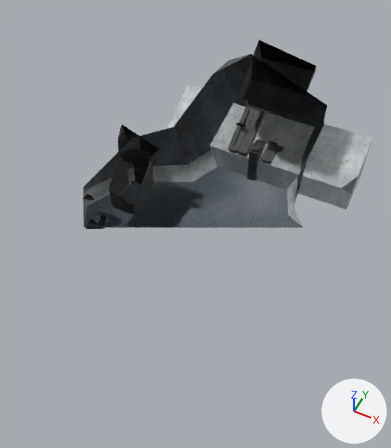
The Blender file assets/models/submarine.blend as it was, and as the next commit left it.
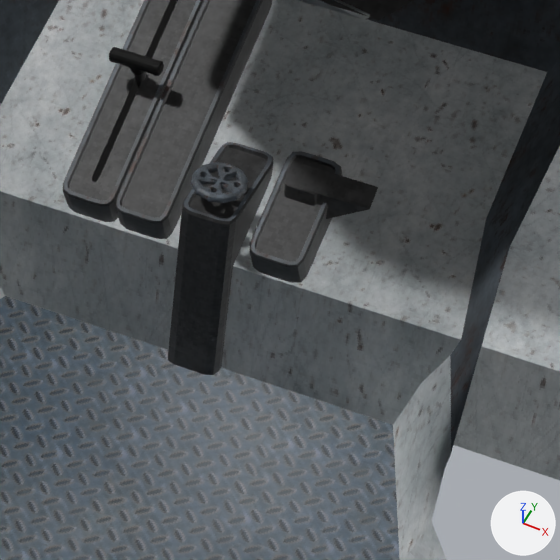
Each version appears first whole from a 50 mm camera at (2.54, -5.48, 7.47) aimed at (-0.06, -0.28, 0.98), and next in a close-up on the part from 55% to 81% of the width and 25% to 48% of the height. Arrows for +X, +Y and +Z are at lower right; the lights stay in place. Everything nearer to the camera than a plane just in front of the edit is cut away.

Objects in the first close-up: 'Hull', 'Phob', 'SliderBase', 'Sonar', 'Torus'.
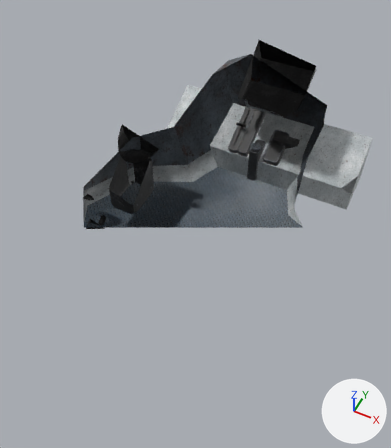
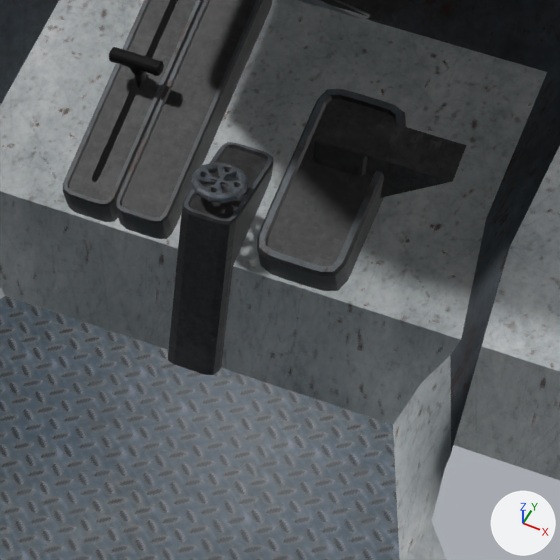
Commit message: Larger Sonar Base

Boxes (x1, y1, x2, y2) around the edits, measured in the close-ups (560 x 560 px; the box of a moved part takes in the faces that stretch with it):
'SliderBase', reshaped: before (63, 0, 378, 375); after (63, 0, 467, 375)
part 1 of me_sliderbase, moved or reshaped: before (250, 151, 343, 283); after (257, 89, 407, 291)
part 2 of me_sliderbase, moved or reshaped: before (284, 161, 378, 219); after (312, 103, 467, 198)

What the commit changed:
me_sliderbase has 636 vertices, 497 faces, 2 loose edges and spans x -0.54..0.503, y 2.04..3.024, z 0.0..1.071.
me_sliderbase is used by ob_sliderbase; location (0.0, 0.0, 0.0).
me_sliderbase part 1: the loose piece of 140 vertices spanning x 0.156..0.357, y 2.046..2.506, z 0.426..0.799 is scaled about its middle by 1.62, then moved by (0.077, 0.147, 0.008).
me_sliderbase part 2: the loose piece of 24 vertices spanning x 0.195..0.503, y 2.259..2.383, z 0.636..0.812 is scaled about its middle by 1.62, then moved by (0.135, 0.175, 0.077).
